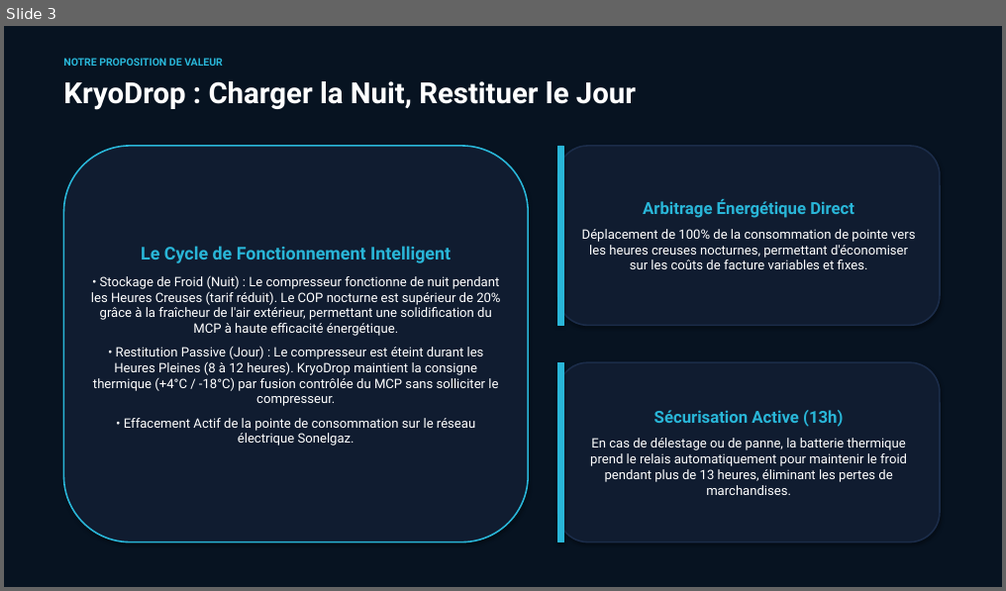
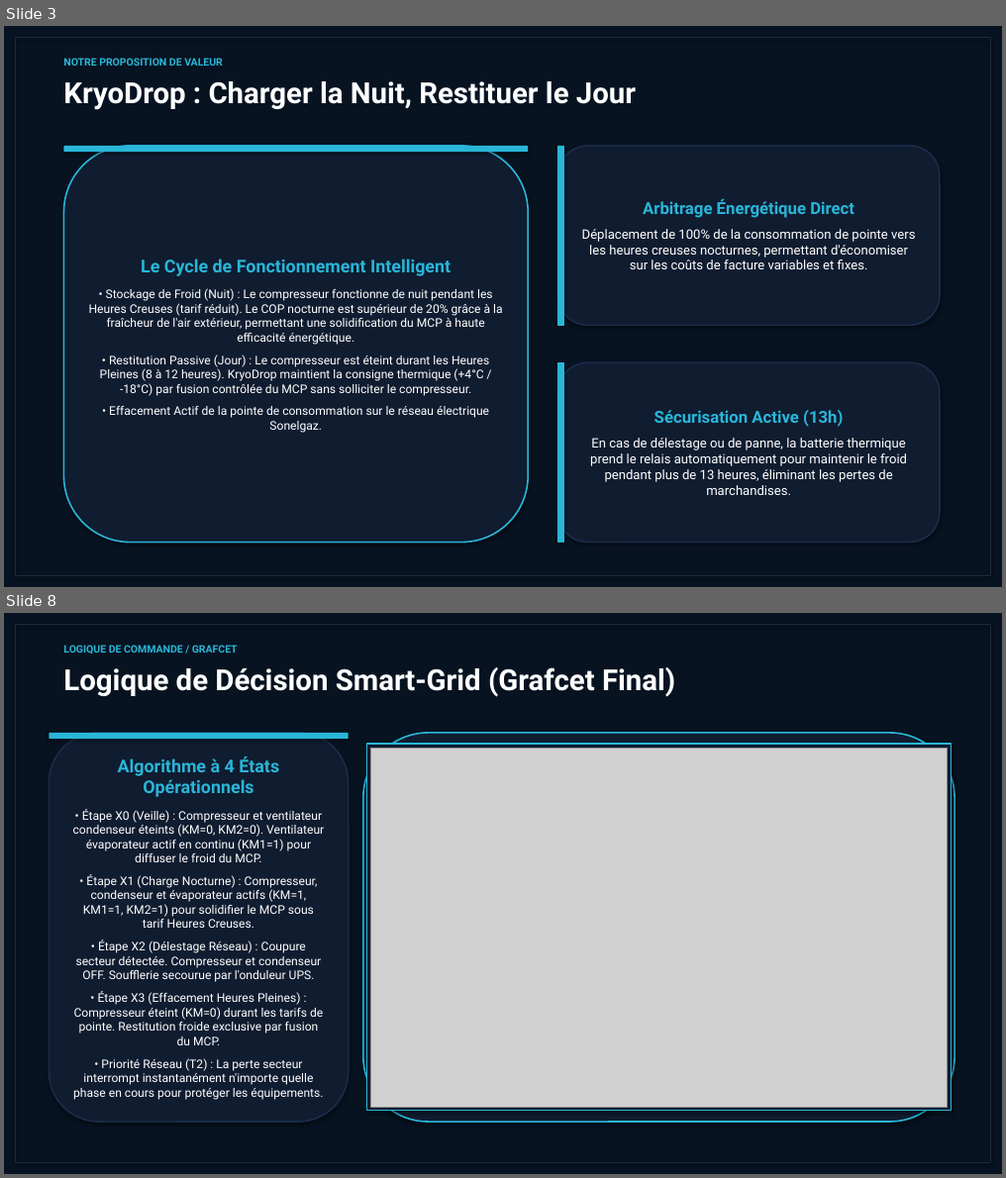
Before and after one commit to Islem-dev31/mcp-tes-simulator, a slide deck: kryodrop_pitch_deck.pptx. Shown one above the other, each under a label of ours: slide 3 before the commit, slides 3 and 8 after it; the slides between them are not shown. The pictures are 1006x591 and 1006x1178 pixels, drawn with LibreOffice and Linux fonts; fonts in the diff are those of the drawing; grey boxes stand for pictures. Boxes give left, top, right and bottom in pixels: in the first picture for what was removed or moved away, otherwise in the second. Text is boxed around its words. In the diff, an @@ line names an element or a change of style, - is before the commit and + after.

Commit message:
feat: finalise system logic, anti-givre spacing, autocad schema, final grafcet & pitch deck

```diff
--- a/kryodrop_pitch_deck.pptx
+++ b/kryodrop_pitch_deck.pptx
@@ slide 8 added at (x1=4, y1=613, x2=1002, y2=1174), background #071321 @@
@@ rectangle added at (x1=15, y1=624, x2=991, y2=1163), outline #1E293B 1.5 pt @@
@@ text added at (x1=63, y1=645, x2=238, y2=654), 10 pt, text #29B6D8, bold @@
+LOGIQUE DE COMMANDE / GRAFCET
@@ text added at (x1=63, y1=667, x2=675, y2=697), 28 pt, text #FFFFFF, bold @@
+Logique de Décision Smart-Grid (Grafcet Final)
@@ rounded rectangle added at (x1=49, y1=733, x2=349, y2=1122), fill #101C30, outline #1B2C49 1.5 pt @@
@@ rounded rectangle added at (x1=49, y1=733, x2=349, y2=739), fill #29B6D8 @@
@@ text added at (x1=73, y1=757, x2=324, y2=1100), 11.5 pt, text #FFFFFF @@
+Algorithme à 4 États Opérationnels
+• Étape X0 (Veille) : Compresseur et ventilateur condenseur éteints (KM=0, KM2=0). Ventilateur évaporateur actif en continu (KM1=1) pour diffuser le froid du MCP.
+• Étape X1 (Charge Nocturne) : Compresseur, condenseur et évaporateur actifs (KM=1, KM1=1, KM2=1) pour solidifier le MCP sous tarif Heures Creuses.
+• Étape X2 (Délestage Réseau) : Coupure secteur détectée. Compresseur et condenseur OFF. Soufflerie secourue par l'onduleur UPS.
+• Étape X3 (Effacement Heures Pleines) : Compresseur éteint (KM=0) durant les tarifs de pointe. Restitution froide exclusive par fusion du MCP.
+• Priorité Réseau (T2) : La perte secteur interrompt instantanément n'importe quelle phase en cours pour protéger les équipements.
@@ rounded rectangle added at (x1=363, y1=733, x2=954, y2=1122), fill #101C30, outline #29B6D8 1.5 pt @@
@@ rectangle added at (x1=367, y1=744, x2=951, y2=1111), fill #101C30, outline #29B6D8 1.5 pt @@
@@ picture added at (x1=371, y1=748, x2=947, y2=1107) @@
@@ slide 3 changed as well @@
@@ rectangle added at (x1=15, y1=37, x2=991, y2=576), outline #1E293B 1.5 pt @@
@@ rounded rectangle added at (x1=63, y1=146, x2=528, y2=152), fill #29B6D8 @@
@@ text at (x1=89, y1=288, x2=502, y2=433): size 12.5 to 11.5 pt @@
```
Also in this commit, not shown: 6 other slides changed, 2 other slides added, 1 slide removed, 8 other files.
